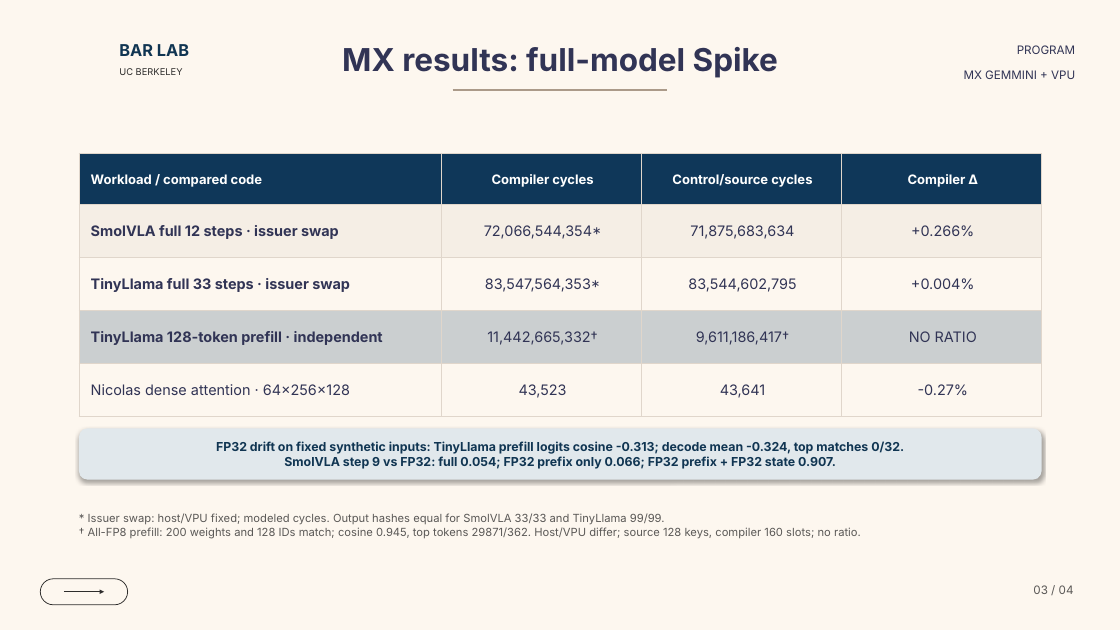
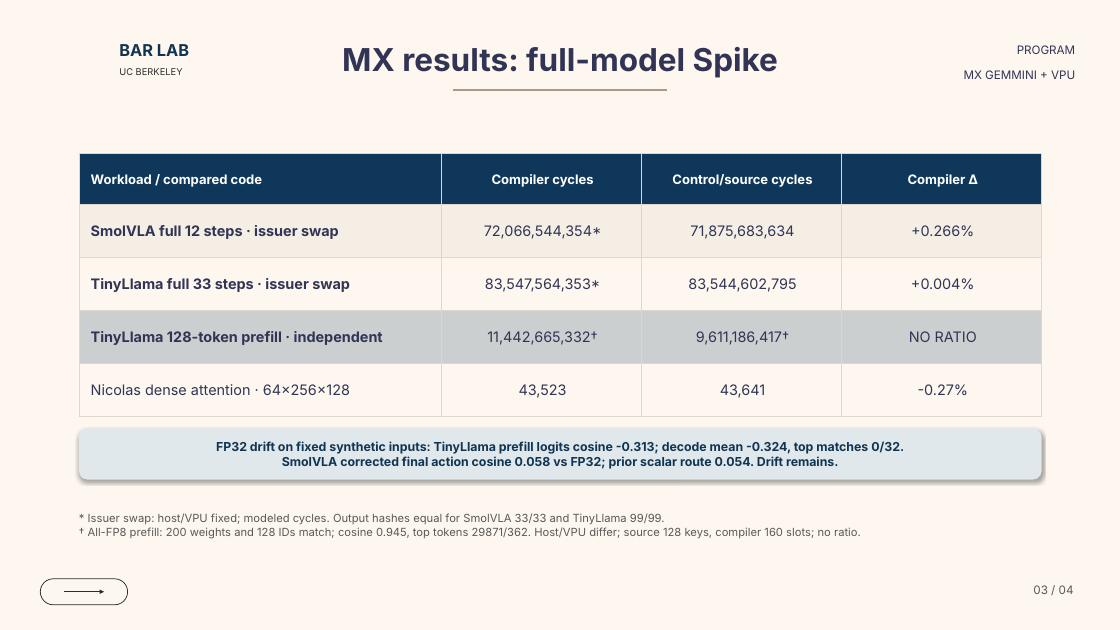
Before and after one commit to ucb-bar/mx-gemmini-mlir, a slide deck: slide 3 of docs/presentations/mx_gemmini_dialect_overview.pptx. Drawn at 1120x630 pixels with LibreOffice and Linux fonts; fonts in the diff are those of the drawing; background and template pictures are left out. Boxes give left, top, right and bottom in pixels: in the first picture for what was removed or moved away, otherwise in the second. Text is boxed around its words. In the diff, an @@ line names an element or a change of style, - is before the commit and + after.

Commit message:
Archive corrected SmolVLA action

```diff
--- a/docs/presentations/mx_gemmini_dialect_overview.pptx
+++ b/docs/presentations/mx_gemmini_dialect_overview.pptx
@@ text in rounded rectangle at box(282, 456, 838, 469): text changed @@
-SmolVLA step 9 vs FP32: full 0.054; FP32 prefix only 0.066; FP32 prefix + FP32 state 0.907.
+SmolVLA corrected final action cosine 0.058 vs FP32; prior scalar route 0.054. Drift remains.
```
Also in this commit, not shown: 32 other files.
